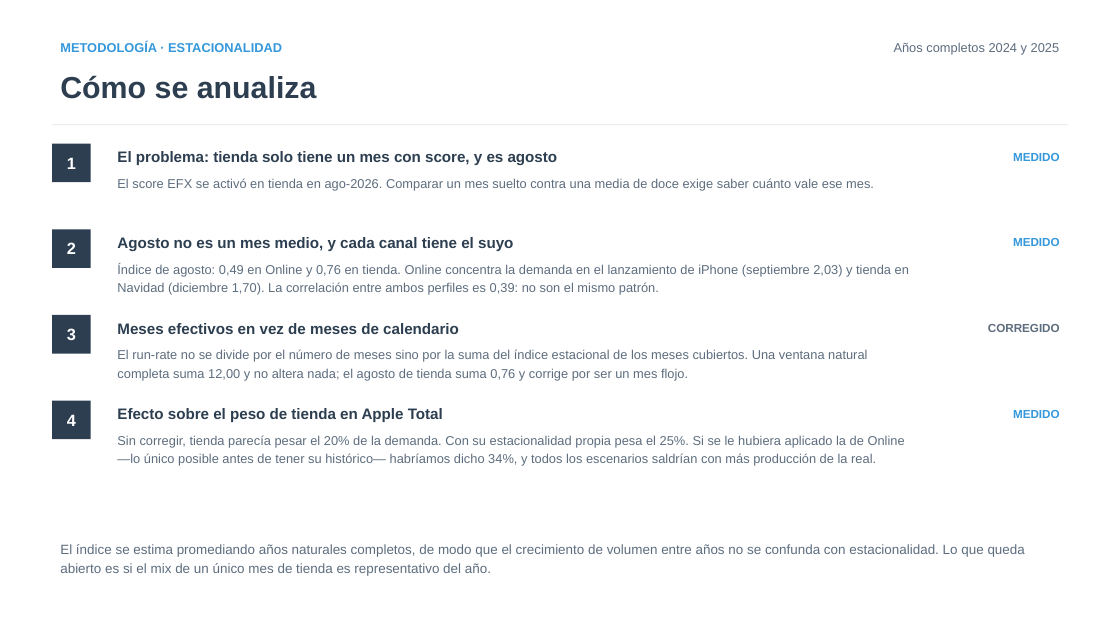
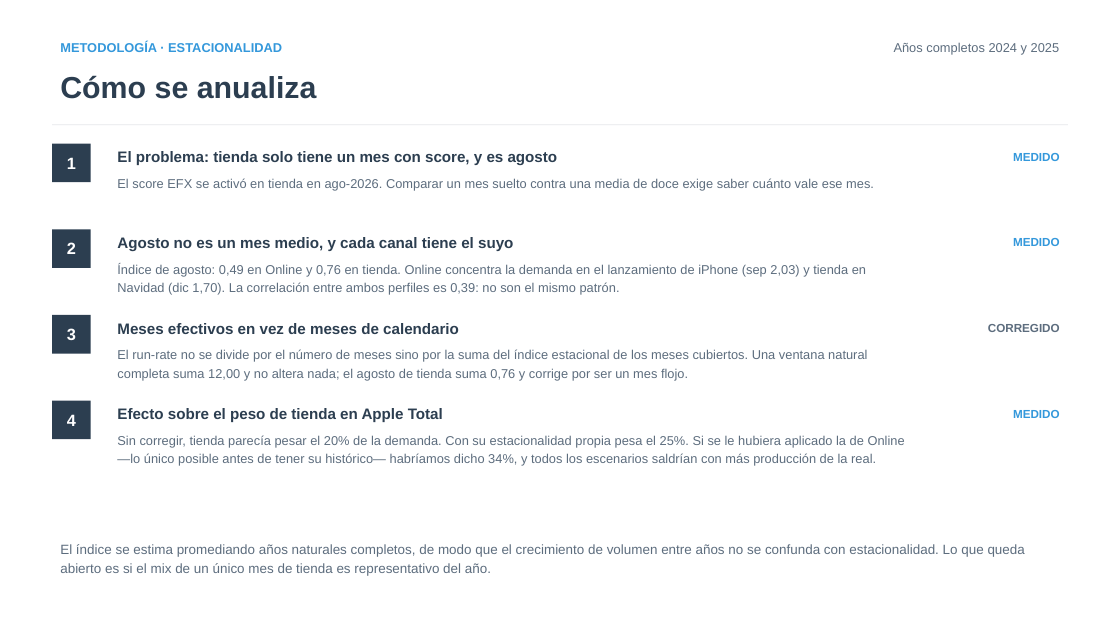
Before and after one commit to iocariz/scoring_tools, a slide deck: slide 9 of output/apple_deck/Estudio_Apple_EFX.pptx. Drawn at 1120x630 pixels with LibreOffice and Linux fonts; fonts in the diff are those of the drawing. Boxes give left, top, right and bottom in pixels: in the first picture for what was removed or moved away, otherwise in the second. Text is boxed around its words. In the diff, an @@ line names an element or a change of style, - is before the commit and + after.

```diff
--- a/output/apple_deck/Estudio_Apple_EFX.pptx
+++ b/output/apple_deck/Estudio_Apple_EFX.pptx
@@ text at <box>117,264,866,295</box>: text changed @@
-Índice de agosto: 0,49 en Online y 0,76 en tienda. Online concentra la demanda en el lanzamiento de iPhone (septiembre 2,03) y tienda en Navidad (diciembre 1,70). La correlación entre ambos perfiles es 0,39: no son el mismo patrón.
+Índice de agosto: 0,49 en Online y 0,76 en tienda. Online concentra la demanda en el lanzamiento de iPhone (sep 2,03) y tienda en Navidad (dic 1,70). La correlación entre ambos perfiles es 0,39: no son el mismo patrón.
```
Also in this commit, not shown: 5 other slides changed, 7 other files.
